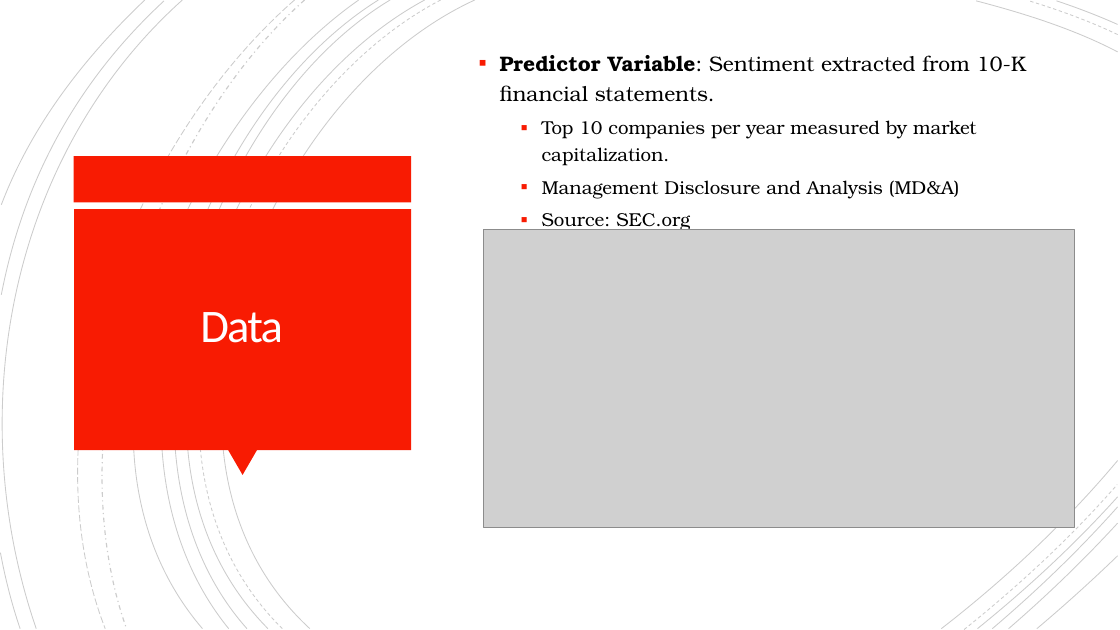
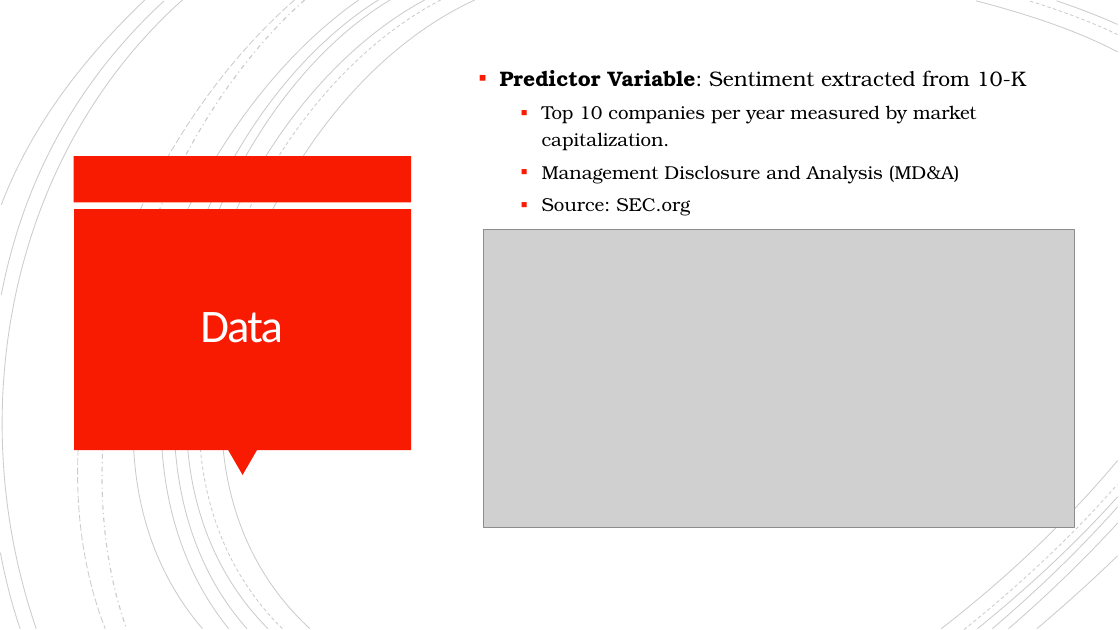
Before and after one commit to davepalazzo/Sentiment_Analysis_S-P_500, a slide deck: slide 2 of Economic_Forecasting.pptx. Drawn at 1120x630 pixels with LibreOffice and Linux fonts; fonts in the diff are those of the drawing; grey boxes stand for pictures. Boxes give left, top, right and bottom in pixels: in the first picture for what was removed or moved away, otherwise in the second. Text is boxed around its words. In the diff, an @@ line names an element or a change of style, - is before the commit and + after.

```diff
--- a/Economic_Forecasting.pptx
+++ b/Economic_Forecasting.pptx
@@ text at [500,70,1027,87]: text changed @@
-▪ Predictor Variable: Sentiment extracted from 10-K financial statements.
+▪ Predictor Variable: Sentiment extracted from 10-K
```
